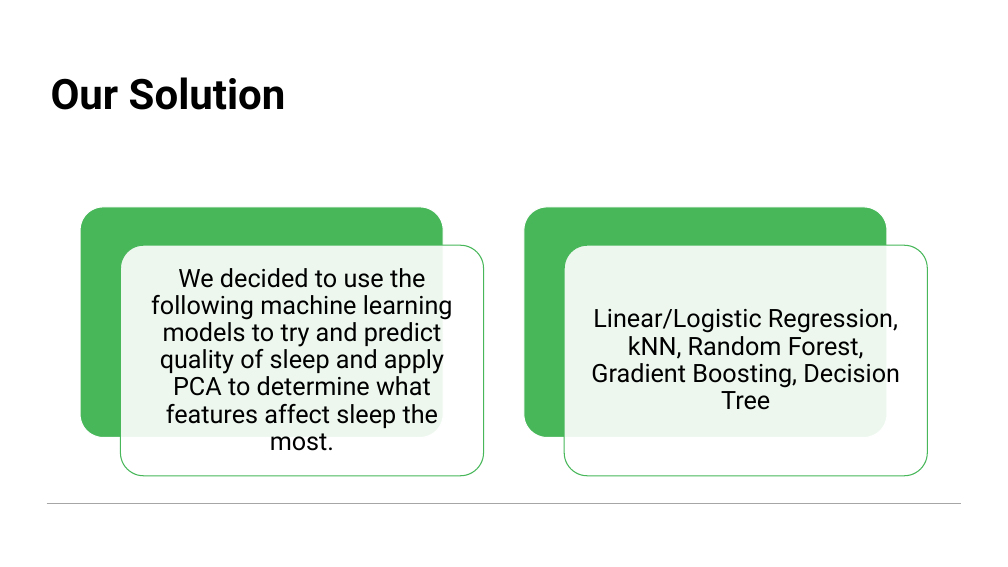
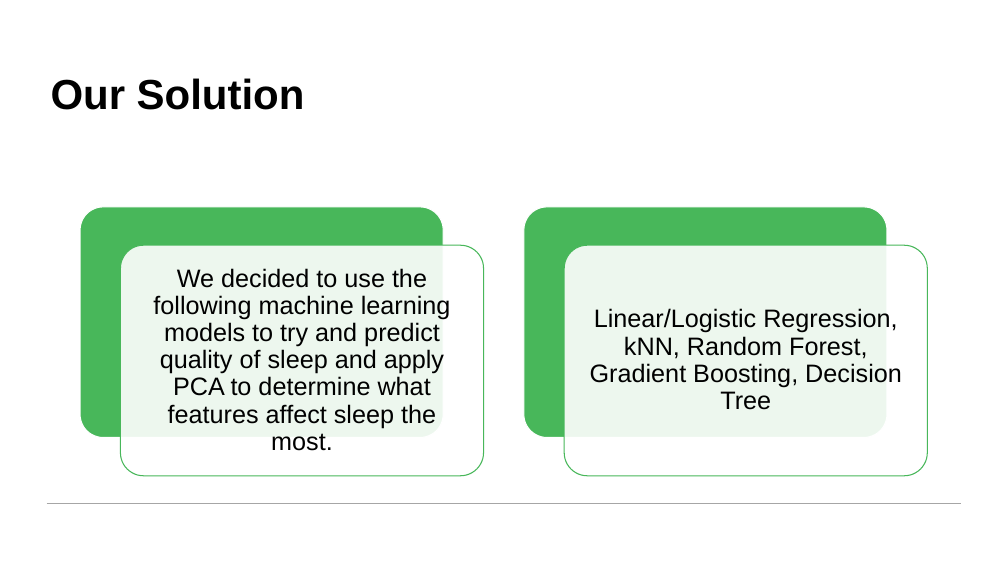
Before and after one commit to mark-earl/AML-PRJ3, a slide deck: slide 4 of deliverables/Presentation.pptx. Drawn at 1008x567 pixels with LibreOffice and Linux fonts; fonts in the diff are those of the drawing. Boxes give left, top, right and bottom in pixels: in the first picture for what was removed or moved away, otherwise in the second. Text is boxed around its words. In the diff, an @@ line names an element or a change of style, - is before the commit and + after.

```diff
--- a/deliverables/Presentation.pptx
+++ b/deliverables/Presentation.pptx
@@ title "Our Solution" at <box>51,78,305,110</box>: font Roboto to Arial @@
@@ text "We decided to use the ..." at <box>153,268,451,451</box>: font Roboto to Arial; less space between paragraphs @@
@@ text "Linear/Logistic Regression, kNN, Random Forest, ..." at <box>590,308,902,410</box>: font Roboto to Arial; less space between paragraphs @@
```
Also in this commit, not shown: 8 other slides changed, 2 slides added, 2 slides removed.
